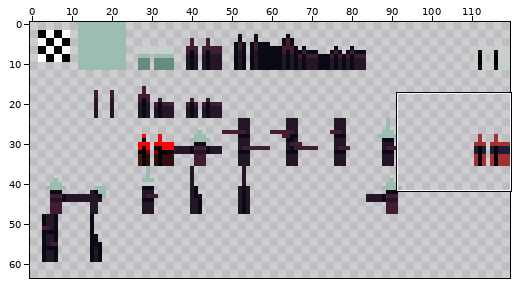
A sprite sheet gets an edit: tilesets/ts_spines/output_tileset.png. Above, an overview of the earlier version with the close-up marked.
Close-up. Old version:
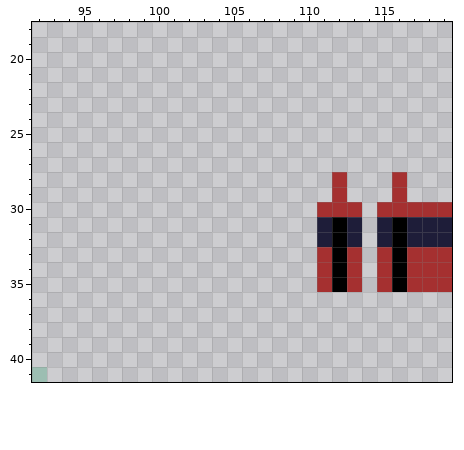
The file is 120x132 pixels. Shown: x 92..119, y 18..41. The wide view leaves out empty margins.
And afterwards:
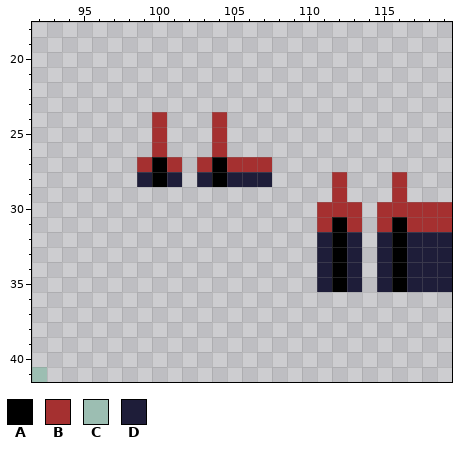
Palette (. is transparent): A #000000  B #a53030  C #9cbeb2  D #1e1d39
The exact change:
y 24..26: x 100 . -> B; x 104 . -> B
y 27: x 99..101 ... -> BAB; x 103..107 ..... -> BABBB
y 28: x 99..101 ... -> DAD; x 103..107 ..... -> DADDD
y 31: x 111 D -> B; x 113 D -> B; x 115 D -> B; x 117..119 DDD -> BBB
y 33..35: x 111 B -> D; x 113 B -> D; x 115 B -> D; x 117..119 BBB -> DDD
Boxes around the changes in both close-ups, in picture pixels (x1, y1, x2, y2):
changed: (137, 112, 452, 292)
